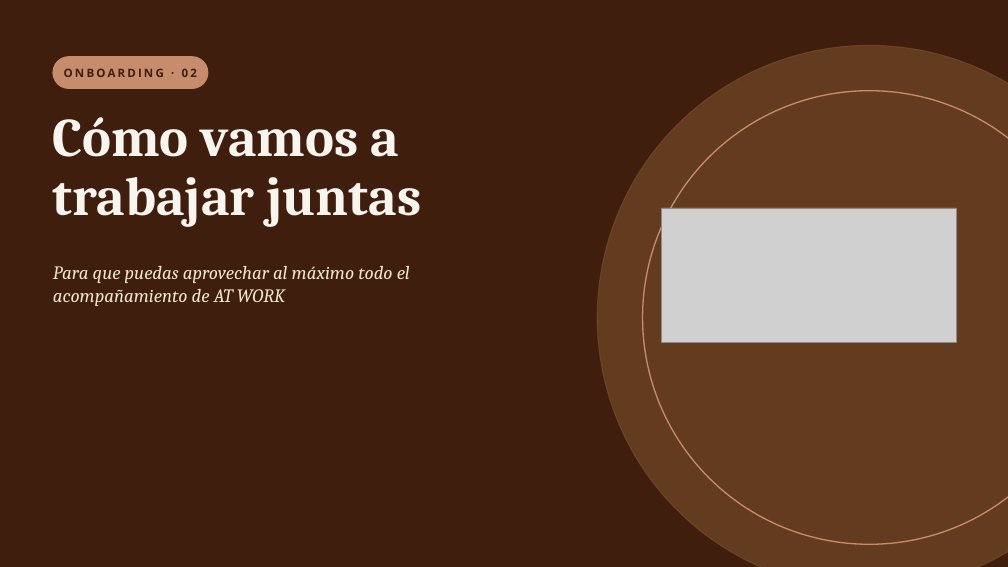
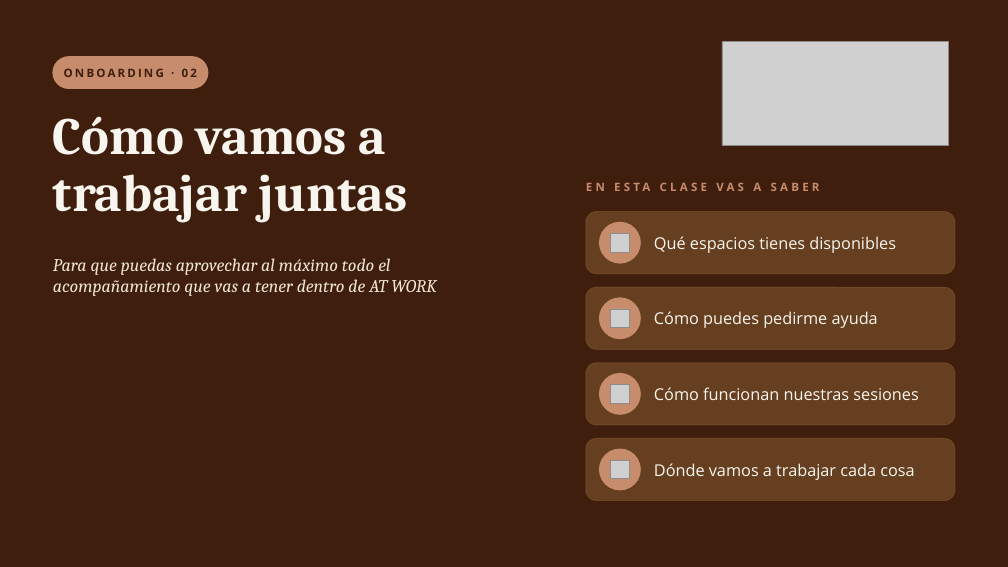
Before and after one commit to florenciapersico-ctrl/brakingbarriersatwork, a slide deck: slide 1 of onboarding/ONB02_Como_vamos_a_trabajar_juntas.pptx. Drawn at 1008x567 pixels with LibreOffice and Linux fonts; fonts in the diff are those of the drawing; grey boxes stand for pictures. Boxes give left, top, right and bottom in pixels: in the first picture for what was removed or moved away, otherwise in the second. Text is boxed around its words. In the diff, an @@ line names an element or a change of style, - is before the commit and + after.

```diff
--- a/onboarding/ONB02_Como_vamos_a_trabajar_juntas.pptx
+++ b/onboarding/ONB02_Como_vamos_a_trabajar_juntas.pptx
@@ ellipse removed at [597, 45, 1008, 567] @@
@@ picture: place and size @@
-picture at [662, 208, 957, 343]
+picture at [722, 42, 949, 145]
@@ text "Cómo vamos a trabajar juntas" at [53, 116, 407, 223]: size 52 to 50 pt @@
@@ ellipse removed at [643, 91, 1008, 544] @@
@@ text added at [680, 183, 688, 191], 11 pt, text #C68C6C, bold @@
+EN ESTA CLASE VAS A SABER
@@ rounded rectangle added at [586, 212, 955, 274], fill #81552E at 60% opacity, outline #81552E 1 pt @@
@@ ellipse added at [600, 222, 640, 263], fill #C68C6C, outline #C68C6C 1 pt @@
@@ picture added at [611, 234, 630, 253] @@
@@ text added at [654, 236, 896, 253], 15.5 pt, text #F8F5EE @@
+Qué espacios tienes disponibles
@@ text at [53, 258, 437, 296]: text changed; size 18 to 17 pt @@
-Para que puedas aprovechar al máximo todo el acompañamiento de AT WORK
+Para que puedas aprovechar al máximo todo el acompañamiento que vas a tener dentro de AT WORK
@@ rounded rectangle added at [586, 287, 955, 349], fill #81552E at 60% opacity, outline #81552E 1 pt @@
@@ ellipse added at [600, 298, 640, 339], fill #C68C6C, outline #C68C6C 1 pt @@
@@ picture added at [611, 309, 630, 328] @@
@@ text added at [654, 311, 878, 328], 15.5 pt, text #F8F5EE @@
+Cómo puedes pedirme ayuda
@@ rounded rectangle added at [586, 363, 955, 425], fill #81552E at 60% opacity, outline #81552E 1 pt @@
@@ ellipse added at [600, 374, 640, 414], fill #C68C6C, outline #C68C6C 1 pt @@
@@ picture added at [611, 385, 630, 404] @@
@@ text added at [654, 387, 918, 400], 15.5 pt, text #F8F5EE @@
+Cómo funcionan nuestras sesiones
@@ rounded rectangle added at [586, 439, 955, 501], fill #81552E at 60% opacity, outline #81552E 1 pt @@
@@ ellipse added at [600, 449, 640, 490], fill #C68C6C, outline #C68C6C 1 pt @@
@@ picture added at [611, 461, 630, 479] @@
@@ text added at [654, 463, 914, 480], 15.5 pt, text #F8F5EE @@
+Dónde vamos a trabajar cada cosa
```
Also in this commit, not shown: 8 other slides changed, 2 other files.
